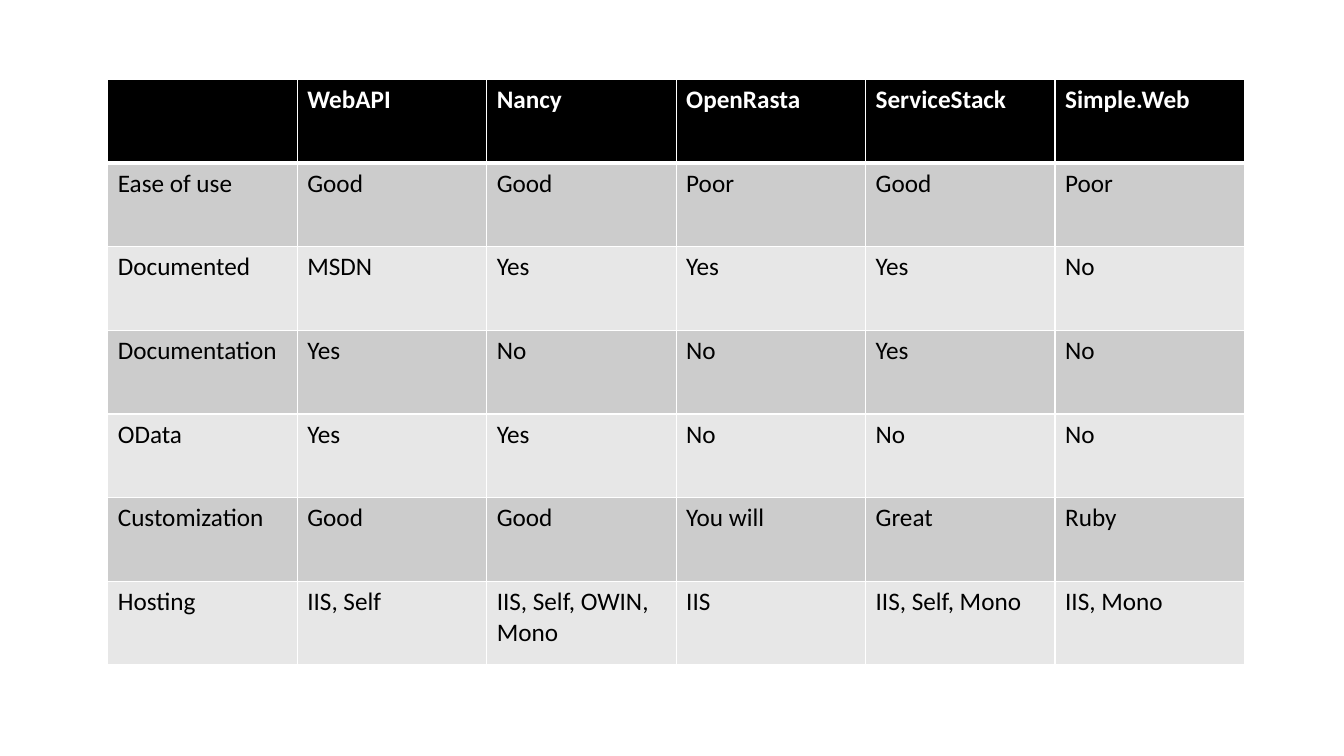
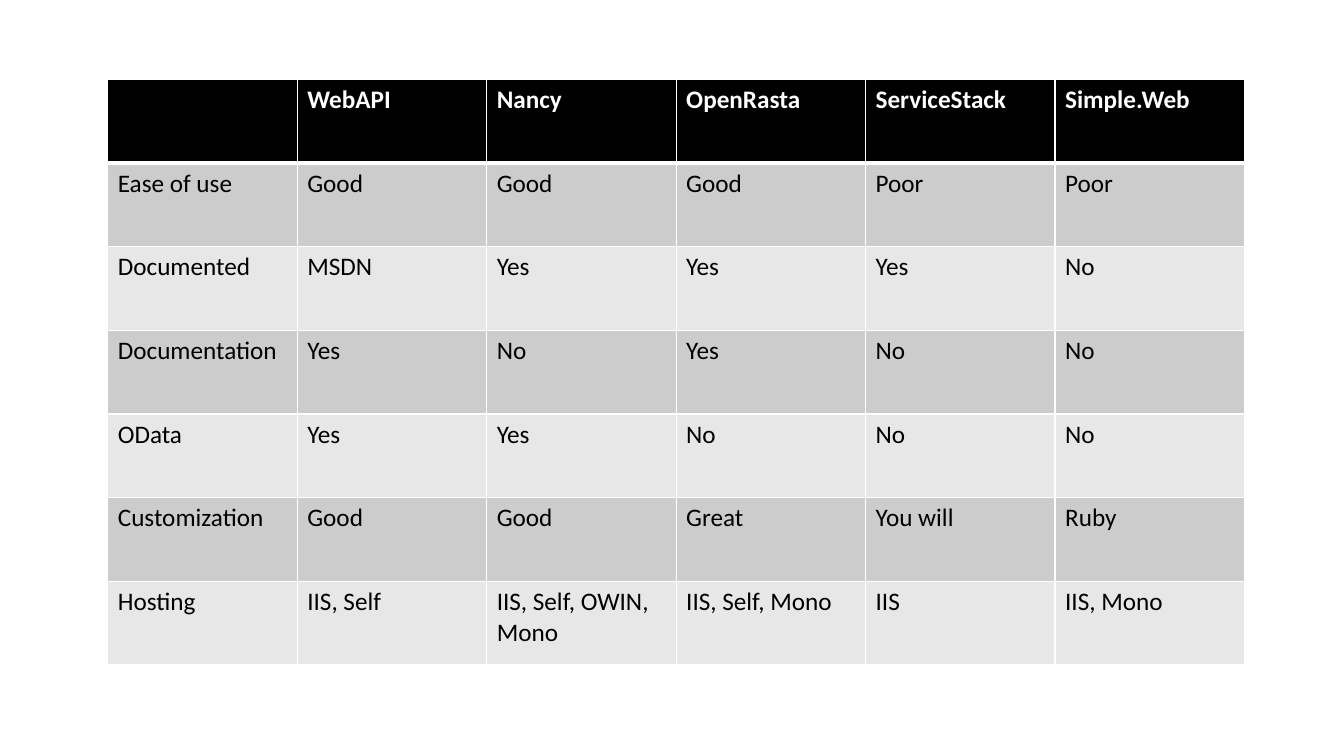
Before and after one commit to ifranto/APIDemo, a slide deck: slide 32 of Presentation/So you want an API.pptx. Drawn at 1344x756 pixels with LibreOffice and Linux fonts; fonts in the diff are those of the drawing. Boxes give left, top, right and bottom in pixels: in the first picture for what was removed or moved away, otherwise in the second. Text is boxed around its words. In the diff, an @@ line names an element or a change of style, - is before the commit and + after.

```diff
--- a/Presentation/So you want an API.pptx
+++ b/Presentation/So you want an API.pptx
@@ table at (108,80,1245,665) @@
-row 2, column 4: Poor
+row 2, column 4: Good
-row 2, column 5: Good
+row 2, column 5: Poor
-row 4, column 4: No
+row 4, column 4: Yes
-row 4, column 5: Yes
+row 4, column 5: No
-row 6, column 4: You will
+row 6, column 4: Great
-row 6, column 5: Great
+row 6, column 5: You will
-row 7, column 4: IIS
+row 7, column 4: IIS, Self, Mono
-row 7, column 5: IIS, Self, Mono
+row 7, column 5: IIS
```
Also in this commit, not shown: 2 other slides changed.
